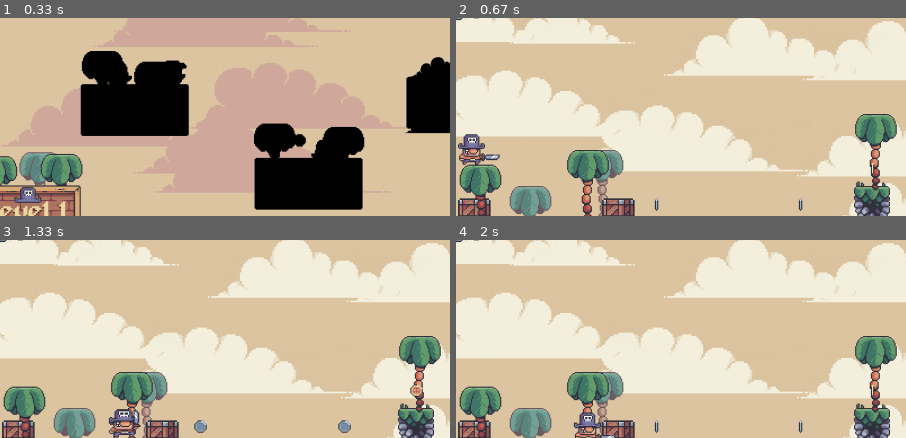
Above: before the commit, frames 1-4 (two rows, left to right).
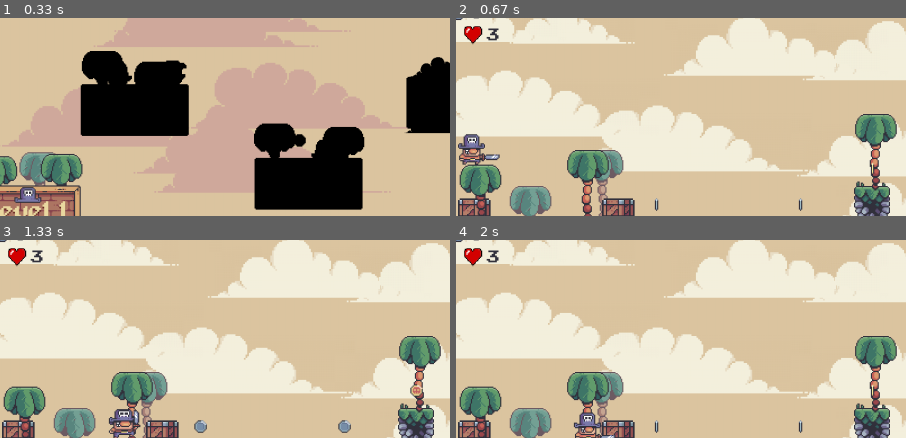
Above: after the commit, the same moments.

Repository: harryodubhghaill/pygame-platformer
Game: pygame game, started from main.py
Two runs of this game, one before a commit and one after it. Both use one fixed random seed, a clock stepped at 60 frames per second and the inputs below.
Inputs:
- Up to frame 1 (0.33 s): no input
- Up to frame 2 (0.67 s): tap Space at 0.33 s
- Up to frame 3 (1.33 s): hold D 0.67-1.13 s; hold W from 1.17 s (still down)
- Up to frame 4 (2 s): release W at 1.47 s; hold D 1.5-1.97 s
The pictures show only the part of the screen within x 4-54%, y 12-62%; the shares and areas given below are measured in that part.

Frame 1 is identical in both runs. In frame 2, 0.4% of the frame differs, in the area x 1-10%, y 4-14%; in frame 3, 0.4%; in frame 4, 0.4%.

Commit message:
add heart count to screen

Diff:
--- a/level.py
+++ b/level.py
@@ -252,7 +252,7 @@
     def check_win(self):
         if pygame.sprite.spritecollide(self.player.sprite, self.goal, False):
             self.win_sound.play()
-            pygame.time.delay(1500)
+            pygame.time.delay(1000)
             self.create_overworld(self.current_level, self.new_max_level)
 
     def check_coin_collisions(self):
--- a/main.py
+++ b/main.py
@@ -12,12 +12,13 @@
         self.max_health = 100
         self.cur_health = 100
         self.coins = 0
+        self.hearts = 3
 
         # audio
         self.level_bg_music = pygame.mixer.Sound('./audio/level_music.wav')
-        self.level_bg_music.set_volume(0.75)
+        self.level_bg_music.set_volume(0.5)
         self.overworld_bg_music = pygame.mixer.Sound('./audio/overworld_music.wav')
-        self.overworld_bg_music.set_volume(0.75)
+        self.overworld_bg_music.set_volume(0.5)
 
         # overworld creation
         self.overworld = Overworld(0, self.max_level, screen, self.create_level)
@@ -68,6 +69,7 @@
             self.level.run()
             self.ui.show_health(self.cur_health, self.max_health)
             self.ui.show_coins(self.coins)
+            self.ui.show_heart(self.hearts)
             self.check_game_over()
 
 # pygame setup
--- a/ui.py
+++ b/ui.py
@@ -17,6 +17,10 @@
         self.coin_rect = self.coin.get_rect(topleft = (50, 61))
         self.font = pygame.font.Font('./graphics/ui/ARCADEPI.ttf', 30)
 
+        # heart
+        self.heart = pygame.image.load('./graphics/ui/heart.png').convert_alpha()
+        self.heart_rect = self.heart.get_rect(topleft = (75, 100))
+
     def show_health(self, current, full):
         self.display_surface.blit(self.health_bar, (20, 10))
         current_health_ratio = current / full
@@ -29,3 +33,9 @@
         coin_amount_surf = self.font.render(str(amount), False, '#33323d')
         coin_amount_rect = coin_amount_surf.get_rect(midleft = (self.coin_rect.right + 4, self.coin_rect.centery))
         self.display_surface.blit(coin_amount_surf, coin_amount_rect)
+
+    def show_heart(self, hearts):
+        self.display_surface.blit(self.heart, self.heart_rect)
+        heart_amount_surf = self.font.render(str(hearts), False, '#33323d')
+        heart_amount_rect = heart_amount_surf.get_rect(midleft = (self.heart_rect.right + 8, self.heart_rect.centery))
+        self.display_surface.blit(heart_amount_surf, heart_amount_rect)
Binary file added: graphics/ui/heart.png
